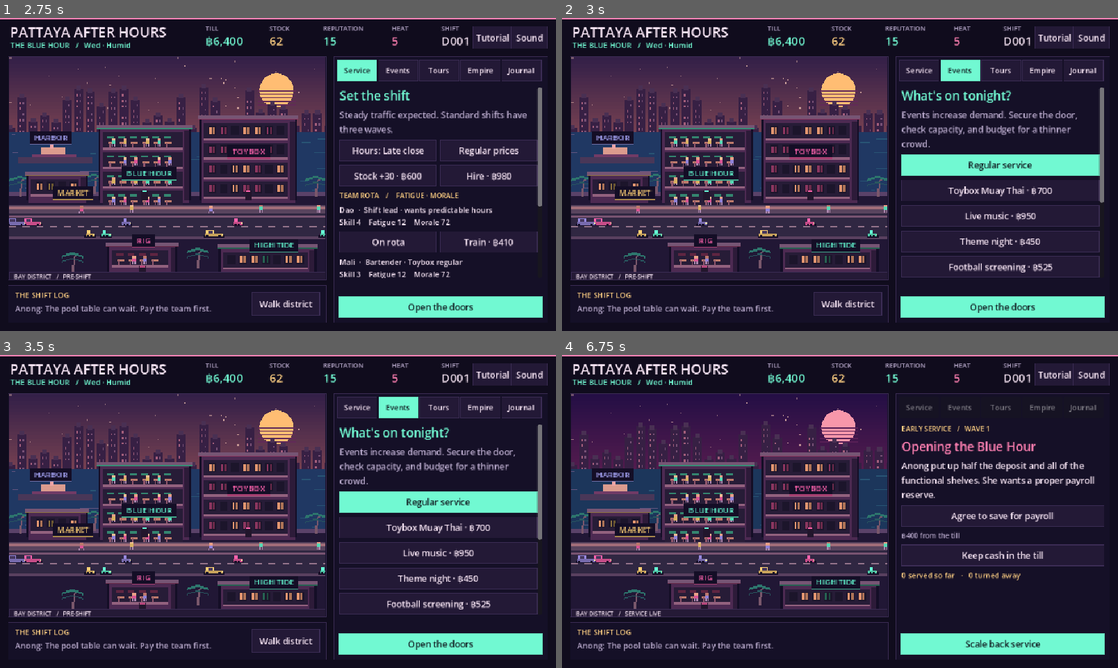
Above: before the commit, frames 1-4 (two rows, left to right).
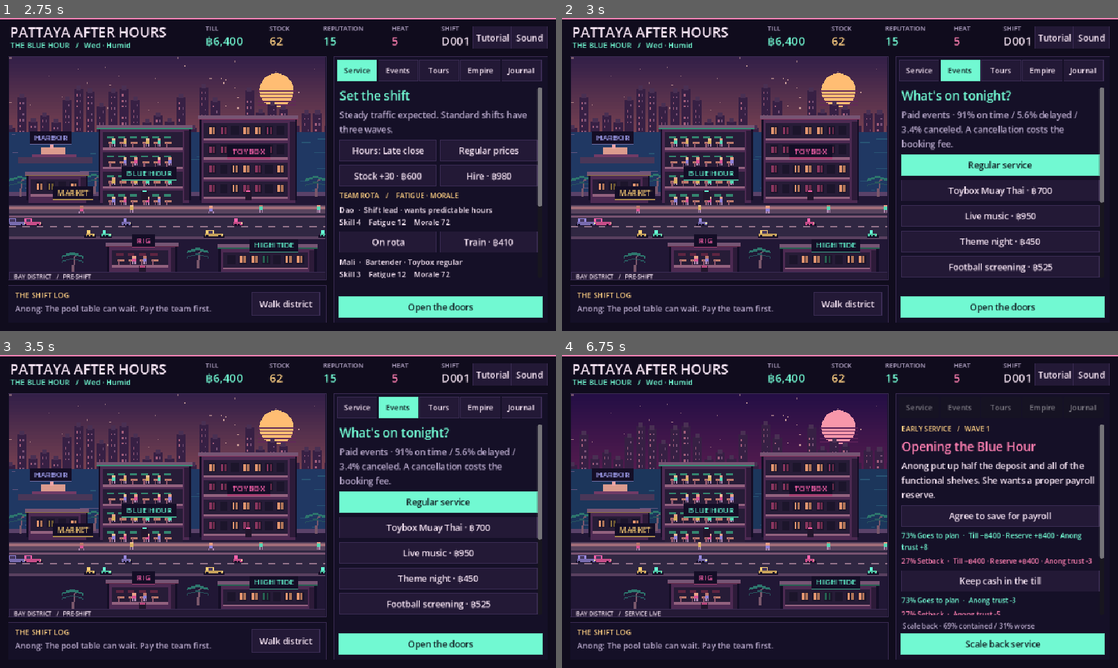
Above: after the commit, the same moments.

Repository: Pattaya-After-Hours-Game/pattaya-after-hours
Game: Godot game, scene res://main.tscn
The game is run twice, just before and just after one commit, with the same random seed, the same clock (stepped at 60 frames per second) and the same inputs. Sound files missing from this copy of the repository are replaced by a short silence.
Inputs (mouse positions are in pixels of both pictures, inside the frame that each line leads up to):
- Up to frame 1 (2.75 s): click "Walk district" at 0.5 s; tap Enter at 1.25 s; move the mouse to (400, 158) at 1.27 s; hold Right (ui_right) 1.28-2 s; tap E at 1.35 s; click (400, 158) at 1.42 s; tap Space at 1.52 s; click "Service" at 2 s
- Up to frame 2 (3 s): click "Events" at 2.75 s
- Up to frame 3 (3.5 s): no input
- Up to frame 4 (6.75 s): click "Tours" at 3.5 s; click "Empire" at 4.25 s; click "Journal" at 5 s; click "Restart campaign" at 5.75 s; click "Open the doors" at 6.5 s

Frame 1 is identical in both runs. In frame 2, 1.0% of the frame differs, in the area x 61-93%, y 29-43%; in frame 3, 1.0%; in frame 4, 3.0%, in the area x 61-98%, y 22-88%.

Commit message:
Show risk, reward, and actual outcomes for shift decisions

Diff:
--- a/scripts/campaign.gd
+++ b/scripts/campaign.gd
@@ -9,6 +9,12 @@
 const SECURITY = ["House team", "Licensed crew", "Shoreline Desk"]
 const WEEKDAYS = ["Wed", "Thu", "Fri", "Sat", "Sun", "Mon", "Tue"]
 const FIGHT_CARD = 41
+const CANCEL_IF_DISRUPTED = 0.38
+const SCALE_BACK = {"capacity":-8,"rep":-2,"trust":-1}
+const NIGHT_EFFECTS = ["demand","capacity","tour","mine"]
+const TEAM_EFFECTS = ["skill","morale","fatigue"]
+const LOWER_IS_BETTER = ["heat","fatigue","rival"]
+const COMMITMENTS = ["reserve","debt","security","exit"]
 # Temporary test schedule. Move this trigger when making the encounter rare.
 const GODZILLA_TEST_DAY = 3
 var s: Dictionary
@@ -83,6 +89,13 @@
 	if s.weather == 6 and (route_id == 1 or route_id == 3):
 		return "Declines an exposed route in monsoon rain."
 	return ""
+
+func event_disruption_percent() -> int:
+	return 29 if s.weather >= 5 else 9
+
+func tour_disruption_percent(staff: Dictionary, route_id: int) -> int:
+	var weather_risk := 20 if s.weather == 6 else 5 if s.weather >= 4 else 0
+	return maxi(0,7 + int(C.ROUTES[route_id][3]) + weather_risk - int(staff.guide)*2)
 
 func guide_pay(route_id: int) -> int:
 	var duration: int = C.ROUTES[route_id][2]
@@ -215,8 +228,8 @@
 		return "The till can't cover the booking. Try regular service."
 	s.night = {"wave":0,"cash":-event[1],"demand":0,"capacity":0,"tour":0,"mine":100,"guests":0,
 		"event_live":s.event,"gross":0,"sold":0,"turned":0,"tours":0,"wages":0,"fees":0,"fight":0,"notes":[]}
-	if s.event > 0 and rng.randf() < (0.29 if s.weather >= 5 else 0.09):
-		if rng.randf() < 0.38:
+	if s.event > 0 and rng.randf() < event_disruption_percent() / 100.0:
+		if rng.randf() < CANCEL_IF_DISRUPTED:
 			s.night.event_live = 0
 			s.night.notes.append("%s cancelled · booking deposit lost" % event[0])
 		else:
@@ -285,7 +298,7 @@
 	var offset := 2 + index * 2
 	if offset < 2 or offset + 1 >= card.size(): return ""
 	var effects: Dictionary = card[offset + 1]
-	if not _apply(effects):
+	if s.cash < -int(effects.get("cash",0)):
 		return "The till can't cover that response."
 	s.night.notes.append("%s · %s" % [card[0], card[offset]])
 	if s.card < 100:
@@ -294,35 +307,99 @@
 	if effects.has("fight"):
 		s.phase = "fight"
 	else:
-		_service()
+		_roll_response(card[offset],effects)
 	return ""
 
-func _apply(effects: Dictionary) -> bool:
-	if s.cash + effects.get("cash",0) < 0 and effects.get("cash",0) < 0: return false
+func response_risk(effects: Dictionary) -> Dictionary:
+	var readiness: int = s.trust
+	if effects.has("supplier") or effects.has("stock"):
+		readiness = s.supplier
+	elif effects.has("partner") or effects.has("visa"):
+		readiness = s.partner
+	elif effects.has("morale") or effects.has("fatigue"):
+		var tired := 0
+		for staff in s.staff: tired += int(staff.fatigue)
+		readiness = 100 - int(tired / float(maxi(1,s.staff.size())))
+	elif effects.has("rig") or effects.has("mine"):
+		readiness = s.rig
+	elif effects.has("demand") or effects.has("capacity") or effects.has("safety"):
+		readiness = s.safety
+	var crowd_swing := maxi(absi(int(effects.get("demand",0))),absi(int(effects.get("capacity",0))))
+	var chance := clampi(68 + roundi((readiness - 50) * 0.35) - int(crowd_swing / 2.0),30,90)
+	var setback := effects.duplicate()
 	for key in effects:
 		var amount: int = effects[key]
+		if key in COMMITMENTS or (key == "cash" and (amount <= 0 or effects.has("debt"))) or (key == "mine" and amount <= -100):
+			continue
+		var direction := -1 if key in LOWER_IS_BETTER else 1
+		if amount * direction > 0:
+			if key in ["cash","stock","capacity","demand","tour","mine","route","food"]:
+				setback[key] = int(amount * 0.35)
+			else:
+				setback[key] = -direction * maxi(1,ceili(absi(amount) * 0.35))
+		else:
+			setback[key] = amount - direction * maxi(1,ceili(absi(amount) * 0.55))
+	var plan_changes := preview_effects(effects)
+	var setback_changes := preview_effects(setback)
+	if setback_changes == plan_changes:
+		# Even when stats hit their limits, the setback incurs a visible cost.
+		setback["debt"] = int(setback.get("debt",0)) + 100
+		setback_changes = preview_effects(setback)
+		if setback_changes == plan_changes:
+			setback["debt"] = 100
+			setback_changes = preview_effects(setback)
+	return {"chance":chance,"setback":setback,"plan_changes":plan_changes,"setback_changes":setback_changes}
+
+func preview_effects(effects: Dictionary) -> Dictionary:
+	return _apply(effects,s.duplicate(true))
+
+func _roll_response(label: String, effects: Dictionary) -> void:
+	var risk := response_risk(effects)
+	var worked := rng.randi_range(1,100) <= int(risk.chance)
+	var changes := _apply(effects if worked else risk.setback,s)
+	_record_result(label,"Goes to plan" if worked else "Setback",int(risk.chance) if worked else 100-int(risk.chance),changes,worked)
+	_service()
+
+func _record_result(label: String, outcome: String, chance: int, changes: Dictionary, worked: bool) -> void:
+	if not s.night.has("results"): s.night.results = []
+	s.night.results.append({"label":label,"outcome":outcome,"chance":chance,"changes":changes,"worked":worked})
+
+func _apply(effects: Dictionary, target: Dictionary) -> Dictionary:
+	var changes := {}
+	for key in effects:
+		var amount: int = effects[key]
+		if key in TEAM_EFFECTS:
+			var team_changes: Array[int] = []
+			for staff in target.staff:
+				var before: int = staff[key]
+				staff[key] = clampi(before + amount, 0, 8 if key == "skill" else 100)
+				team_changes.append(int(staff[key])-before)
+			if team_changes.min() != 0 or team_changes.max() != 0:
+				changes[key] = team_changes
+			continue
+		var values: Dictionary = target.night if key in NIGHT_EFFECTS else target
+		var before: int = values[key]
 		match key:
 			"cash":
-				s.cash += amount
-				s.night.cash += amount
-				if amount < 0: s.weekly.costs -= amount
-				else: s.weekly.revenue += amount
-			"demand","capacity","tour","mine","fight":
-				s.night[key] += amount
-			"skill","morale","fatigue":
-				for staff in s.staff:
-					staff[key] = clampi(int(staff[key]) + amount, 0, 8 if key == "skill" else 100)
+				values.cash += amount
+				target.night.cash += amount
+				if amount < 0: target.weekly.costs -= amount
+				else: target.weekly.revenue += amount
+			"demand","capacity","tour","mine":
+				values[key] += amount
 			"stock":
-				s.stock = clampi(int(s.stock) + amount, 0, 105 + int(s.level) * 20)
+				values.stock = clampi(before+amount, 0, 105 + int(target.level) * 20)
 			"regulars":
-				s.regulars = clampi(int(s.regulars) + amount, 0, 45)
+				values.regulars = clampi(before+amount, 0, 45)
 			"debt","reserve":
-				s[key] = maxi(0, int(s[key]) + amount)
+				values[key] = maxi(0,before+amount)
 			"security","food","exit","route":
-				s[key] = clampi(int(s[key]) + amount, 0, 2)
+				values[key] = clampi(before+amount, 0, 2)
 			_:
-				s[key] = clampi(int(s[key]) + amount, 0, 100)
-	return true
+				values[key] = clampi(before+amount, 0, 100)
+		if int(values[key]) != before:
+			changes[key] = int(values[key]) - before
+	return changes
 
 func fallback() -> void:
 	if s.phase != "incident": return
@@ -330,16 +407,19 @@
 	if s.card < 100:
 		s.seen.append(s.card)
 		if s.seen.size() > 35: s.seen.pop_front()
-	_apply({"capacity":-8,"rep":-2,"trust":-1})
-	_service()
+	_roll_response("Scale back service",SCALE_BACK)
+
+func fight_effects(won: bool) -> Dictionary:
+	var repair := mini(maxi(0, int(s.cash)), 240 if won else 740)
+	return {"cash":-repair,"debt":(240 if won else 740)-repair,"capacity":-7 if won else -16,
+		"heat":6 if won else 12,"safety":-3 if won else -10,"rep":3 if won else -5,
+		"rival":-16 if won else 8,"condition":-3 if won else -9,"morale":2 if won else -8}
 
 func finish_fight(won: bool) -> void:
 	if s.phase != "fight": return
 	if won: s.wins += 1
-	var repair := mini(maxi(0, int(s.cash)), 240 if won else 740)
-	_apply({"cash":-repair,"debt":(240 if won else 740)-repair,"capacity":-7 if won else -16,
-		"heat":6 if won else 12,"safety":-3 if won else -10,"rep":3 if won else -5,
-		"rival":-16 if won else 8,"condition":-3 if won else -9,"morale":2 if won else -8})
+	var changes := _apply(fight_effects(won),s)
+	_record_result("Back Mali in the arcade showdown","Mali won" if won else "Mali lost",0,changes,won)
 	if not won:
 		s.staff[1].hurt = 3
 		s.staff[1].work = false
@@ -375,7 +455,8 @@
 	if s.license < 30: room -= 10
 	room += int(n.capacity)
 	capacity += int(n.capacity)
-	var served := maxi(0, mini(mini(demand, room), mini(capacity, int(s.stock) * 2)))
+	var stock_capacity := int(s.stock) * 2
+	var served := maxi(0, mini(mini(demand, room), mini(capacity, stock_capacity)))
 	var units := ceili(served / 2.0)
 	var refused := maxi(0, demand - served)
 	var price: int = [57,47,53,58][int(s.promo)] + int(s.food) * 12 + int(s.level) * 4
@@ -390,7 +471,12 @@
 	s.weekly.revenue += revenue
 	var satisfaction := clampi(86 - refused * 2 - maxi(0, int(fatigue / float(maxi(1,on_duty))) - 45) + int(s.safety / 10.0), 0, 100)
 	s.rep = clampi(int(s.rep) + (2 if served > 12 and satisfaction >= 76 else -2 if satisfaction < 56 else 0), 0, 100)
-	n.notes.append("%s · %d served / %d missed · %d%% satisfaction" % [["Early","Peak","Last call"][wave],served,refused,satisfaction])
+	var limit := ""
+	if refused > 0:
+		limit = "low stock" if stock_capacity <= mini(room,capacity) else "room limit" if room <= capacity else "staff capacity"
+	n.last_wave = {"served":served,"missed":refused,"sales":revenue,"limit":limit}
+	n.notes.append("%s · %d served / %d missed · ฿%d sales · %d%% satisfaction%s" % [
+		["Early","Peak","Last call"][wave],served,refused,revenue,satisfaction," · "+limit if not limit.is_empty() else ""])
 	n.demand = 0
 	n.capacity = 0
 	n.wave += 1
@@ -428,8 +514,7 @@
 			wage += pay
 			var groups := clampi(3 + int(staff.guide / 2.0) + rng.randi_range(-2,1) - (2 if s.weather >= 5 else 0) - (1 if s.weather == 4 else 0),1,7)
 			var ticket := int(route[1]) + int(s.route) * 35
-			var chance := 7 + int(route[3]) + (20 if s.weather == 6 else 5 if s.weather >= 4 else 0) - int(staff.guide) * 2
-			if rng.randi_range(0,99) < chance:
+			if rng.randi_range(0,99) < tour_disruption_percent(staff,route_id):
 				groups = maxi(0, groups - 3)
 				n.notes.append("%s · disrupted, guide still paid" % route[0])
 			tour_net += groups * ticket
--- a/scripts/content.gd
+++ b/scripts/content.gd
@@ -46,7 +46,7 @@
 	["Scooter Gridlock","The lane is gridlocked behind two pickups attempting diplomacy.","Send updates and reroute",{"cash":-160,"tour":-70,"trust":2},"Wait it out",{"demand":-10,"tour":-170}],
 	["Broken Fridge","The fridge's noise has stopped. This turns out to be worse.","Call a technician",{"cash":-680,"stock":-4},"Move the stock upstairs",{"stock":-17,"condition":-7}],
 	["Tour No-Show","Seven guests have vanished from the booking and appeared on social media at the airport.","Apply the clear deposit policy",{"tour":-85,"morale":3},"Offer a walk-in deal",{"tour":-160,"demand":6}],
-	["Staff Burnout","Dao has been doing three people's jobs and would like to do zero tonight.","Pay relief cover",{"cash":-440,"morale":7,"fatigue":-10},"Scale down the room",{"capacity":-13,"morale":4,"fatigue":-6}],
+	["Staff Burnout","Dao has been doing three people's jobs and would like to do zero tonight.","Pay relief cover",{"cash":-440,"capacity":8,"morale":7,"fatigue":-10},"Scale down the room",{"capacity":-13,"morale":4,"fatigue":-6}],
 	["Noise Complaint","The upstairs neighbor can identify the band's bass player by vibration.","Lower the volume",{"demand":-7,"trust":4,"heat":-4},"Agree a finish time",{"cash":-180,"trust":2,"heat":-1}],
 	["Cash-Flow Squeeze","Rent and a supplier bill have arrived under separate emails marked FINAL FINAL.","Clear both bills",{"cash":-700,"supplier":6},"Renegotiate dates",{"cash":-220,"supplier":-4,"debt":560}],
 	["Rain Floods the Side Street","The shortcut now has a current and a lost flip-flop.","Reroute the guides",{"tour":-105,"trust":3},"Suspend the next tour",{"tour":-260,"safety":5}],
@@ -59,7 +59,7 @@
 	["Rival Promotion","Lantern House is offering drinks at prices normally associated with typos.","Run a limited special",{"cash":-300,"demand":6},"Look after regulars",{"demand":-6,"regulars":3}],
 	["Crypto Farm Cooling Failure","The rig's fans sound like the entire scooter fleet is parked inside the room.","Service the cooling",{"cash":-790,"rig":18},"Power down tonight",{"mine":-100,"rig":-8}],
 	["Payment System Outage","The terminal has printed one long receipt consisting entirely of question marks.","Post cash-only signs",{"demand":-5,"trust":1},"Rent backup terminal",{"cash":-320,"demand":-2}],
-	["Misunderstood Deal","The Shoreline Desk thought the quote included festival weekend. You have a napkin.","Settle and ask for paperwork",{"cash":-510,"trust":3,"heat":-2},"End the arrangement",{"security":-1,"safety":-4}],
+	["Misunderstood Deal","The Shoreline Desk thought the quote included festival weekend. You have a napkin.","Settle and ask for paperwork",{"cash":-510,"trust":3,"heat":-2},"End the arrangement",{"security":-2,"safety":-4}],
 	["Rumor on the Street","Someone claims the bar charges a corkage fee on tap water.","Ask neighbors to vouch",{"trust":-3,"rep":2},"Wait for it to pass",{"rep":-4}],
 	["Everyone Wants the Same Night Off","There is a family wedding. There is no rota conspiracy.","Scale back",{"capacity":-13,"morale":10},"Hire relief cover",{"cash":-520,"morale":4}],
 	["Rival Bar Fight","A rival crew crashes the rush. Dao gets patrons out. Mali and the Toybox team are on hand.","Evacu …(192 unchanged characters)…
--- a/scripts/main.gd
+++ b/scripts/main.gd
@@ -17,6 +17,15 @@
 const SHOT_GOAL = 10
 const SHOT_INTERVAL = 0.60
 const GODZILLA_SECONDS = 10.0
+const EFFECT_LABELS = {
+	"cash":"Till","reserve":"Reserve","debt":"Debt","stock":"Stock","rep":"Reputation",
+	"trust":"Neighborhood trust","partner":"Anong trust","safety":"Safety","heat":"Heat",
+	"supplier":"Supplier reliability","regulars":"Regulars","morale":"Team morale",
+	"fatigue":"Team fatigue","skill":"Team skill","condition":"Building condition",
+	"license":"Permits","visa":"Visa","rival":"Rival pressure","rig":"Rig cooling",
+	"mine":"Rig output factor","tour":"Tour adjustment","route":"Tour route level",
+	"demand":"Demand this wave","capacity":"Capacity this wave",
+}
 
 var model = Campaign.new()
 var campaign_before_tutorial: Campaign
@@ -196,9 +205,24 @@
 	abs_text(root_ui,Rect2(24,435,527,19),"BAY DISTRICT   /   "+district_status,10,WHITE)
 	pane(root_ui,Rect2(14,461,550,65),DARK)
 	var first_shift := show_tutorial_hint and not practicing
-	abs_text(root_ui,Rect2(26,467,265,20),"YOUR FIRST SHIFT" if first_shift else "THE SHIFT LOG",13,GOLD)
-	var log_text := "Select Tutorial above to try a practice shift." if first_shift else str(model.s.log.front()).left(61)
-	abs_text(root_ui,Rect2(26,490,410,24),log_text,14,MUTED)
+	var results: Array = model.s.night.get("results",[]) if city.night else []
+	if results.is_empty():
+		abs_text(root_ui,Rect2(26,467,265,20),"YOUR FIRST SHIFT" if first_shift else "THE SHIFT LOG",13,GOLD)
+		var log_text := "Select Tutorial above to try a practice shift." if first_shift else str(model.s.log.front()).left(61)
+		abs_text(root_ui,Rect2(26,490,410,24),log_text,14,MUTED)
+	else:
+		var last: Dictionary = results.back()
+		var heading := abs_text(root_ui,Rect2(26,465,524,17),result_heading(last),13,TEAL if last.worked else PINK)
+		heading.clip_text = true
+		var detail := abs_text(root_ui,Rect2(26,482,524,27),effect_text(last.changes),12,WHITE)
+		detail.clip_text = true
+		detail.autowrap_mode = TextServer.AUTOWRAP_WORD_SMART
+		detail.max_lines_visible = 2
+		var wave: Dictionary = model.s.night.get("last_wave",{})
+		if not wave.is_empty():
+			var limit := " · "+str(wave.limit) if not str(wave.limit).is_empty() else ""
+			abs_text(root_ui,Rect2(26,509,524,15),"Last wave: %d served · %s sales · %d missed%s" % [
+				wave.served,cash(wave.sales),wave.missed,limit],12,MUTED)
 	if not practicing and model.s.phase == "plan":
 		at_button(root_ui,Rect2(435,473,117,41),"Walk district",walk_district)
 	pane(root_ui,Rect2(576,66,370,460),DARK)
@@ -241,7 +265,7 @@
 		"incident":
 			if practicing:
 				title("2 / 3    Run the shift")
-				body("Choose a response to serve the next wave. Spending can help service or relationships.")
+				body("Every response has odds. Check both results, then see what happened below the map.")
 			incident_panel()
 			action_label = "Scale back service"
 			action = func():
@@ -274,6 +298,9 @@
 	if not message.is_empty():
 		var note := abs_text(root_ui,Rect2(588,454,344,27),message,12,PINK)
 		note.clip_text = true
+	elif model.s.phase == "incident":
+		var chance: int = model.response_risk(Campaign.SCALE_BACK).chance
+		abs_text(root_ui,Rect2(588,454,344,27),"Scale back · %d%% contained / %d%% worse" % [chance,100-chance],12,MUTED)
 	var primary := at_button(root_ui,Rect2(585,480,352,37),action_label,action,true)
 	primary.disabled = practicing and model.s.phase == "plan" and model.s.stock == PRACTICE_STOCK
 	if previous > 0:
@@ -385,7 +412,9 @@
 
 func events_panel() -> void:
 	title("What's on tonight?")
-	body("Events increase demand. Secure the door, check capacity, and budget for a thinner crowd.")
+	var disrupted: int = model.event_disruption_percent()
+	var canceled := disrupted * Campaign.CANCEL_IF_DISRUPTED
+	body("Paid events · %d%% on time / %.1f%% delayed / %.1f%% canceled. A cancellation costs the booking fee." % [100-disrupted,disrupted-canceled,canceled])
 	for i in Content.EVENTS.size():
 		var item: Array = Content.EVENTS[i]
 		var value: String = item[0]+(" · "+cash(item[1]) if item[1] else "")
@@ -417,7 +446,9 @@
 		row_button(("%s  ·  %s" % [item[0],"Confirmed" if booked else "Short" if item[2] == 1 else "Long"]),func():
 			message = model.booking(guide,i)
 			commit(true),booked)
-		body("%s ticket · %s pay%s" % [cash(item[1]+int(model.s.route)*35),cash(model.guide_pay(i))," / "+declined if not declined.is_empty() else ""],MUTED,12)
+		var chance: int = model.tour_disruption_percent(crew[guide],i)
+		var risk_text := declined if not declined.is_empty() else "%d%% disruption" % chance
+		body("%s ticket · %s pay · %s" % [cash(item[1]+int(model.s.route)*35),cash(model.guide_pay(i)),risk_text],MUTED,12)
 	body("%d guide bookings tonight" % model.s.bookings.size(),GOLD,13)
 
 func empire_panel() -> void:
@@ -458,11 +489,55 @@
 	title(card[0],PINK)
 	body(card[1],WHITE)
 	for i in range(2,card.size(),2):
-		row_button(card[i],choose.bind((i-2)/2))
 		var effects: Dictionary = card[i+1]
-		if effects.has("cash") and effects.cash < 0:
-			body("%s from the till" % cash(-effects.cash),MUTED,12)
+		var option := button(card[i],choose.bind((i-2)/2))
+		option.disabled = model.s.cash < -int(effects.get("cash",0))
+		column.add_child(option)
+		if option.disabled: body("The till can't cover this response.",PINK,12)
+		if effects.has("fight"):
+			body("Win the bout · Reputation rises and rival pressure falls. Repairs cost ฿240.",TEAL,12)
+			body("Lose the bout · Reputation falls, Mali needs paid leave, and repairs cost ฿740.",PINK,12)
+		else:
+			response_odds(effects)
+	body("SCALE BACK SERVICE",GOLD,12)
+	response_odds(Campaign.SCALE_BACK)
 	body("%d served so far   ·   %d turned away" % [model.s.night.guests,model.s.night.turned],GOLD,13)
+
+func response_odds(effects: Dictionary) -> void:
+	var risk: Dictionary = model.response_risk(effects)
+	body("%d%% Goes to plan  ·  %s" % [risk.chance,effect_text(risk.plan_changes)],TEAL,12)
+	body("%d%% Setback  ·  %s" % [100-int(risk.chance),effect_text(risk.setback_changes)],PINK,12)
+
+func effect_text(changes: Dictionary) -> String:
+	var details := PackedStringArray()
+	for key in changes:
+		var delta: Variant = changes[key]
+		match key:
+			"security":
+				details.append("Protection deal ends")
+			"exit":
+				details.append("Explore selling the bar")
+			"food":
+				details.append("Add food service")
+			_:
+				var value := ""
+				if delta is Array:
+					var low: int = delta.min()
+					var high: int = delta.max()
+					value = signed_delta(low) if low == high else "%s to %s" % [signed_delta(low),signed_delta(high)]
+				elif key in ["cash","reserve","debt","tour"]:
+					value = ("+" if int(delta) > 0 else "") + cash(delta)
+				else:
+					value = signed_delta(int(delta))
+				details.append("%s %s" % [EFFECT_LABELS[key],value])
+	return " · ".join(details) if not details.is_empty() else "No direct changes"
+
+func signed_delta(value: int) -> String:
+	return "%+d" % value if value != 0 else "0"
+
+func result_heading(result: Dictionary) -> String:
+	var odds := " (%d%%)" % int(result.chance) if result.chance > 0 else ""
+	return result.outcome + odds + " · " + result.label
 
 func choose(index: int) -> void:
 	message = model.pick(index)
@@ -532,6 +607,12 @@
 	if int(model.s.day)%7 == 0: week_lines(model.s.last_week)
 	if campaign_before_tutorial != null:
 		body("Book guides in Tours or find Toybox sparring under Events. Check Journal for Tuesday's rent and permits.",GOLD,13)
+	var results: Array = n.get("results",[])
+	if not results.is_empty():
+		body("DECISIONS THIS SHIFT",GOLD,12)
+		for result in results:
+			body(result_heading(result),TEAL if result.worked else PINK,13)
+			body(effect_text(result.changes),WHITE,12)
 	for line in model.s.report: body(str(line),MUTED,13)
 
 func ending_panel() -> void:
--- a/tests/check.gd
+++ b/tests/check.gd
@@ -23,6 +23,10 @@
 			model.s.cash = 20000
 			model.start()
 			model.s.card = card_id
+			var effects: Dictionary = card[option+1]
+			if not effects.has("fight"):
+				var risk: Dictionary = model.response_risk(effects)
+				check(risk.chance > 0 and risk.chance < 100 and risk.plan_changes != risk.setback_changes,"Distinct odds for " + card[option])
 			var response: String = model.pick((option-2)/2)
 			check(response.is_empty() and (model.s.phase == "fight" or model.s.night.wave == 1),"Incident option: " + card[0])
 			if model.s.phase == "fight":
@@ -39,7 +43,8 @@
 	check(restored.load_game() and restored.s.card == model.s.card and restored.rng.state == model.rng.state,"Checkpoint round-trip")
 	model.pick(0)
 	restored.pick(0)
-	check(restored.s.night.guests == model.s.night.guests and restored.s.card == model.s.card,"Deterministic reload")
+	check(restored.s.night.guests == model.s.night.guests and restored.s.card == model.s.card
+		and restored.s.night.results == model.s.night.results,"Deterministic reload, including decision results")
 	check(restored.save_game() == OK,"Create backup")
 	var corrupted := FileAccess.open(Campaign.SAVE,FileAccess.WRITE)
 	corrupted.store_string("truncated")
@@ -84,9 +89,10 @@
 		model.next_day()
 	check(clean_days == 365 and model.s.phase == "end","Campaign completes the first year")
 	check(saw_week and saw_rush and saw_flood and saw_godzilla and model.s.wins > 0,"Weekly ledger and anchor incidents")
+	test_risk()
 	await test_ui()
 	if failures == 0:
-		print("PASS · all 51 cards and responses, autosave recovery, full year, UI, arcade, tutorial and Godzilla")
+		print("PASS · all 51 cards and responses, autosave recovery, full year, UI, arcade, tutorial, Godzilla and decision odds")
 	quit(1 if failures else 0)
 
 func test_ui() -> void:
@@ -200,3 +206,34 @@
 	check(app.model.s.phase == "report" and app.model.s.night.godzilla == "scared","Timeout goes straight to closeout")
 	check(app.model.s.night.gross == 0 and app.model.s.night.guests == 0 and app.model.s.night.wages > 0,
 		"Frightened patrons buy nothing but staff are paid")
+
+
+func test_risk() -> void:
+	var saw_worked := false
+	var saw_setback := false
+	for seed_value in range(1,61):
+		var model = Campaign.new(seed_value)
+		model.start()
+		var effects: Dictionary = model.current_card()[3]
+		var before: Dictionary = model.s.duplicate(true)
+		var rng_before: int = model.rng.state
+		var risk: Dictionary = model.response_risk(effects)
+		check(model.s == before and model.rng.state == rng_before,"Preview leaves state and RNG untouched")
+		model.pick(0)
+		var result: Dictionary = model.s.night.results.back()
+		saw_worked = saw_worked or result.worked
+		saw_setback = saw_setback or not result.worked
+		check(result.changes == (risk.plan_changes if result.worked else risk.setback_changes),"Rolled changes match advertised effects")
+		check(result.changes.cash == -400 and result.changes.reserve == 400,"Payroll transfer is honored in both outcomes")
+	check(saw_worked and saw_setback,"Both outcomes can actually occur")
+	var model = Campaign.new(61)
+	model.start()
+	var delivery := {"cash":-440,"stock":20}
+	model.s.supplier = 5
+	var low_chance: int = model.response_risk(delivery).chance
+	model.s.supplier = 95
+	check(model.response_risk(delivery).chance > low_chance,"Supplier reliability improves the odds")
+	model.s.cash = 50
+	var start_rng: int = model.rng.state
+	check(not model.pick(0).is_empty() and model.rng.state == start_rng and not model.s.night.has("results"),
+		"Unaffordable choices do not roll or register")
Not shown, changed: export_presets.cfg
